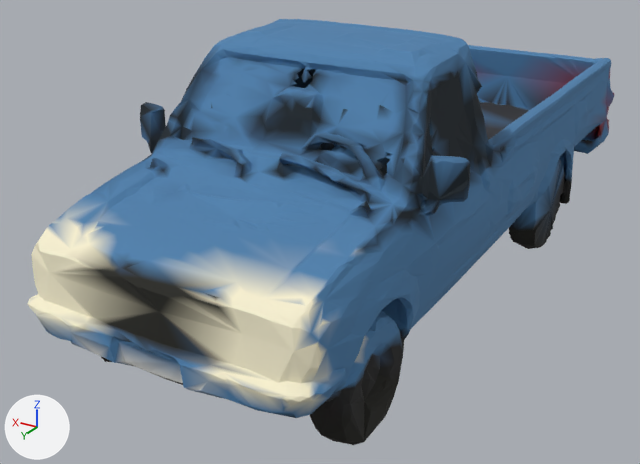
Two versions of the glTF model public/assets/models/vehicles/nissan_lod1.glb, one commit apart.
Before and after are seen from a camera (50 mm lens) standing at (-104.0, 211.0, 115.0) and looking at (13.0, 15.0, 17.0). Lighting does not change. The marker at lower left points along +X, +Y and +Z. The picture after the commit comes second. Where no turn or scale is listed for an object, it has been applied to the vertices. Vertices at exactly the same position are counted once.

In view in the first picture: 'geometry_0'.
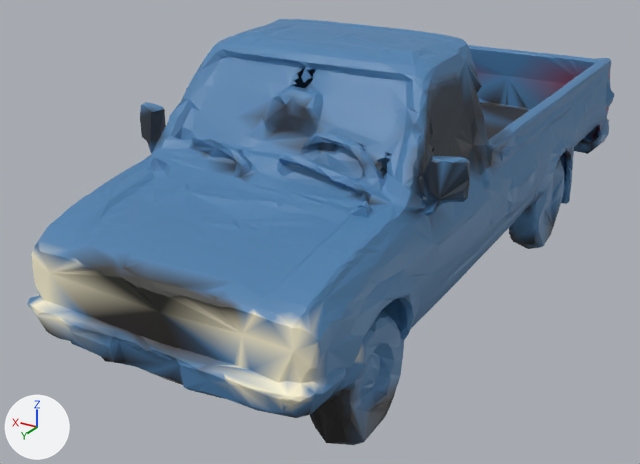
Changed parts and their boxes (x1, y1, x2, y2) in the pictures (640 x 464 px):
part 1 of me_geometry_0, reshaped: before (310, 356, 403, 445); after (310, 338, 404, 445)
part 2 of me_geometry_0, built on: (509, 160, 565, 248) in both
part 3 of me_geometry_0, recoloured: (28, 44, 614, 445) in both
part 4 of me_geometry_0, recoloured: (28, 44, 614, 445) in both

Edits to the bpy script that builds the scene:
```text
Add mat_geometry_0:
    mat_geometry_0 = bpy.data.materials.new('geometry_0')
    mat_geometry_0.use_nodes = True; mat_geometry_0.node_tree.nodes.clear()
    _N = mat_geometry_0.node_tree.nodes; _L = mat_geometry_0.node_tree.links
    n0 = _N.new('ShaderNodeBsdfPrincipled'); n0.name = 'Principled BSDF'
    n1 = _N.new('ShaderNodeOutputMaterial'); n1.name = 'Material Output'
    n2 = _N.new('ShaderNodeVertexColor'); n2.name = 'Color Attribute'
    _L.new(n0.outputs[0], n1.inputs[0])  # 'BSDF' to 'Surface'
    _L.new(n2.outputs[0], n0.inputs[0])  # 'Color' to 'Base Color'
Change me_geometry_0:
    used by ob_geometry_0; location = (0.0, 0.0, 0.0)
    remove me_geometry_0.from_pydata(...)  # 9115 vertices, 18470 faces; spans x -42.0..46.0, y -104.0..100.0, z -1.0..75.0
    add me_geometry_0.from_pydata(...)  # 9249 vertices, 18738 faces; spans x -42.0..46.0, y -104.0..100.0, z -1.0..75.0
    me_geometry_0 part 1: 13 vertices removed from x -34.0..-24.0, y 57.0..84.0, z 1.0..26.0; 58 vertices added at x -34.0..-23.0, y 57.0..84.0, z 3.0..26.0
    me_geometry_0 part 2: 1 vertex moved within x -33.0, y -47.0, z 13.0; 8 vertices removed from x -34.0..-24.0, y -61.0..-32.0, z 6.0..27.0; 58 vertices added at x -35.0..-23.0, y -61.0..-32.0, z 2.0..24.0
    me_geometry_0 part 3: 14852 kept faces spanning x -42.0..46.0, y -104.0..100.0, z -1.0..75.0 get new vertex colours; the middle colour goes from blue #4d80ad to blue #4979a4
    me_geometry_0 part 4: 17921 faces spanning x -42.0..46.0, y -104.0..100.0, z -1.0..75.0 switch from mat_funnycar_vcol to mat_geometry_0
    other edits to the shape of me_geometry_0 do not show in these pictures
```
